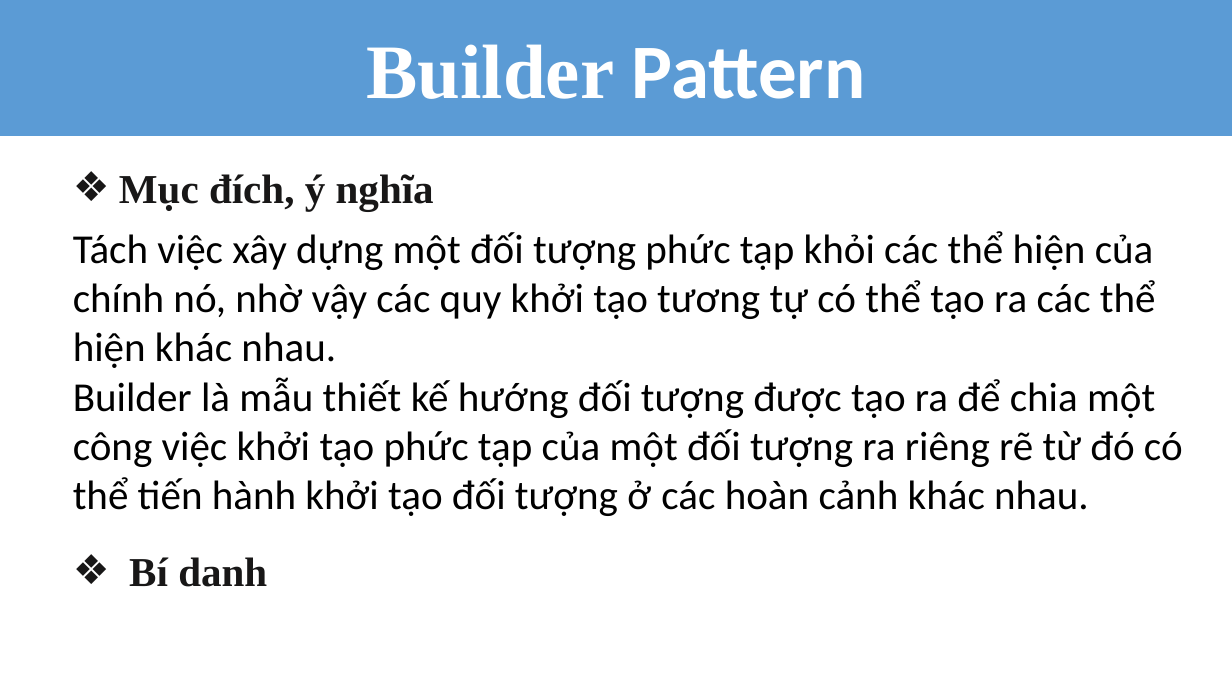
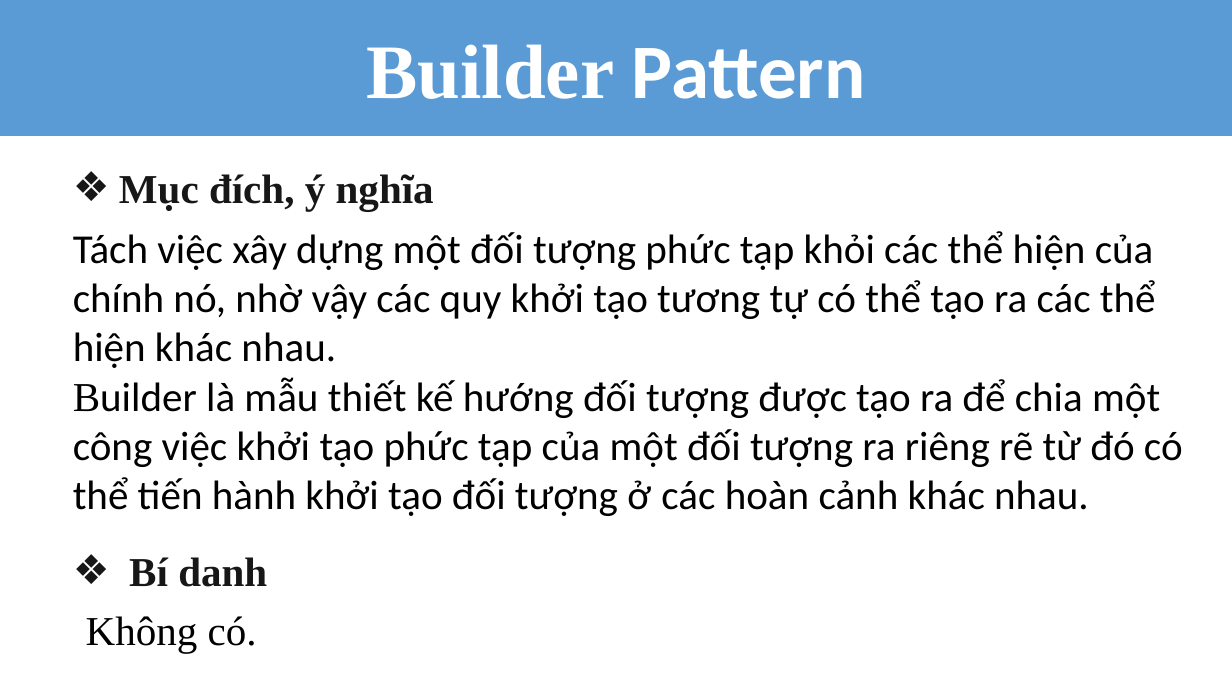
Before and after one commit to huulocuit1/DP, a slide deck: slide 2 of KHOA/Builder.pptx. Drawn at 1232x693 pixels with LibreOffice and Linux fonts; fonts in the diff are those of the drawing. Boxes give left, top, right and bottom in pixels: in the first picture for what was removed or moved away, otherwise in the second. Text is boxed around its words. In the diff, an @@ line names an element or a change of style, - is before the commit and + after.

```diff
--- a/KHOA/Builder.pptx
+++ b/KHOA/Builder.pptx
@@ text at (73, 377, 1183, 516): font Calibri to Times New Roman in "Builder" @@
@@ text added at (86, 616, 257, 653), 32 pt, text #000000 @@
+Không có.
```
Also in this commit, not shown: 5 other slides changed, 1 slide removed, 3 other files.
